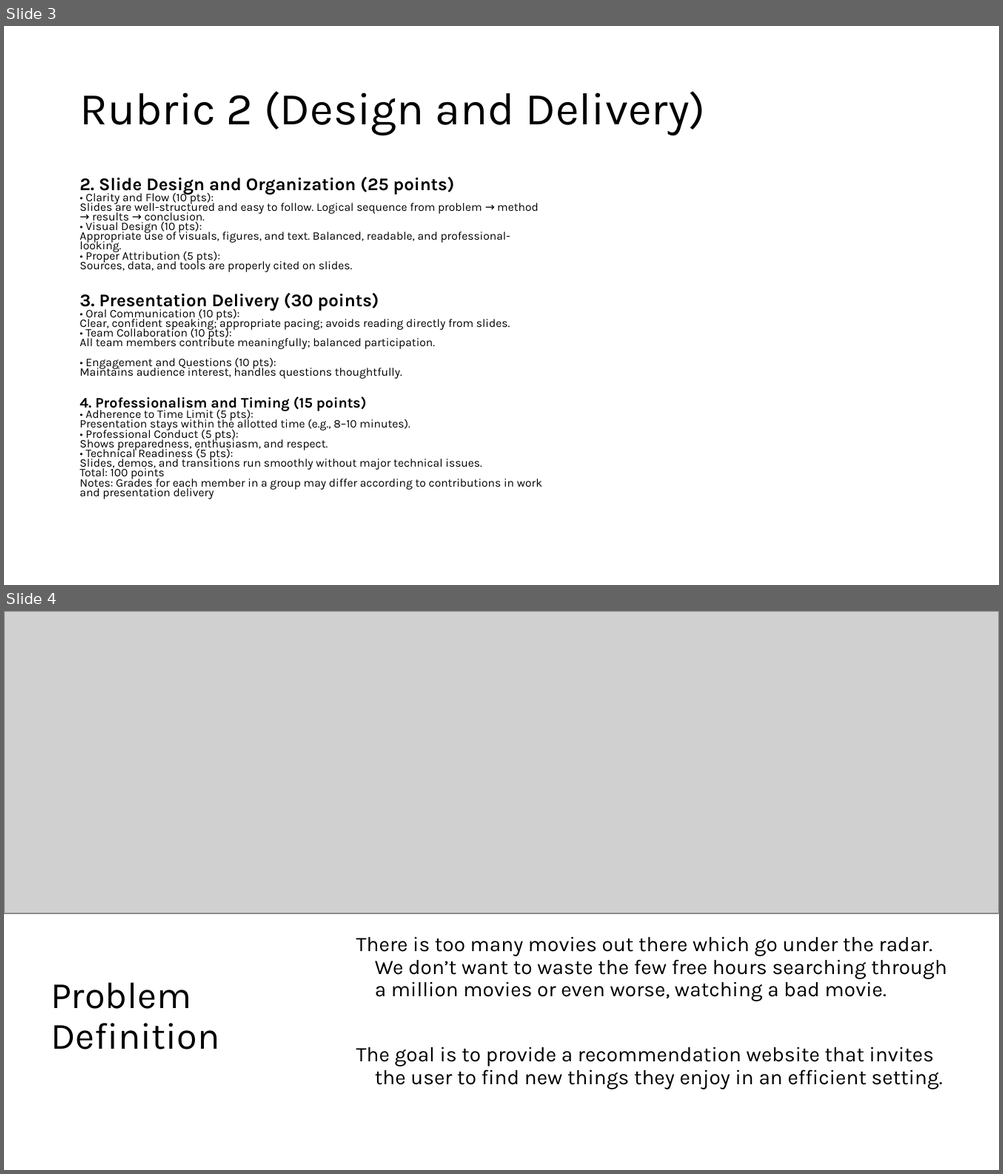
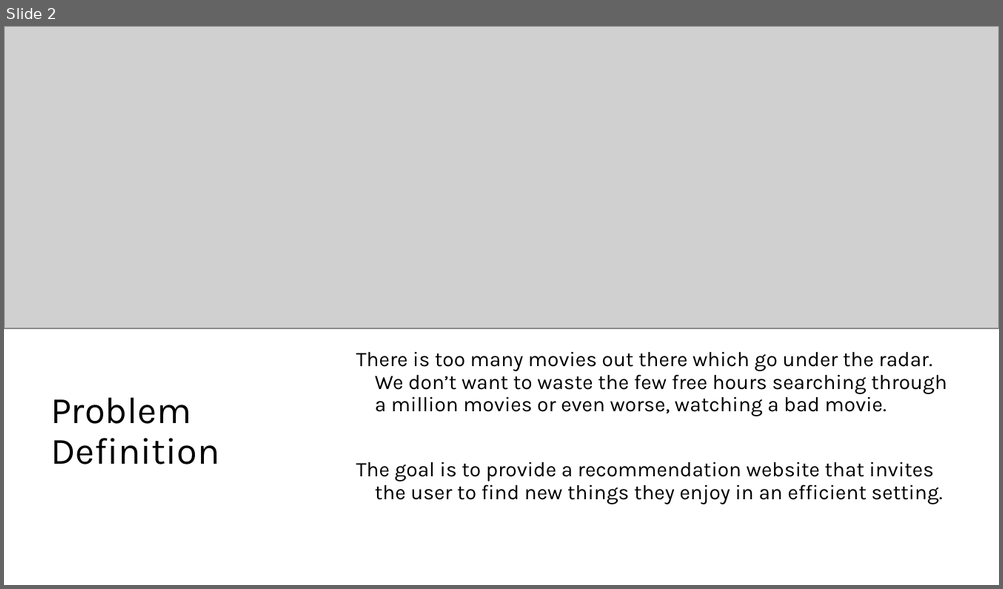
Before and after one commit to RaiiDeNx7/MovieMeter, a slide deck: Documentation/Final Presentation Slides.pptx. Shown one above the other, each under a label of ours: slides 3 and 4 before the commit, slide 2 after it. The pictures are 1003x1174 and 1003x589 pixels, drawn with LibreOffice and Linux fonts; fonts in the diff are those of the drawing; grey boxes stand for pictures. Boxes give left, top, right and bottom in pixels: in the first picture for what was removed or moved away, otherwise in the second. Text is boxed around its words. In the diff, an @@ line names an element or a change of style, - is before the commit and + after.

```diff
--- a/Documentation/Final Presentation Slides.pptx
+++ b/Documentation/Final Presentation Slides.pptx
@@ slide 3 removed at <box>4,26,999,585</box>, background #FFFFFF @@
@@ title removed at <box>79,91,705,136</box> @@
-Rubric 2 (Design and Delivery)
@@ text removed at <box>79,177,542,500</box> @@
-2. Slide Design and Organization (25 points)
-• Clarity and Flow (10 pts):
-Slides are well-structured and easy to follow. Logical sequence from problem → method
-→ results → conclusion.
-• Visual Design (10 pts):
-Appropriate use of visuals, figures, and text. Balanced, readable, and professional-
-looking.
-• Proper Attribution (5 pts):
-Sources, data, and tools are properly cited on slides.
-3. Presentation Delivery (30 points)
-• Oral Communication (10 pts):
-Clear, confident speaking; appropriate pacing; avoids reading directly from slides.
-• Team Collaboration (10 pts):
-All team members contribute meaningfully; balanced participation.
-• Engagement and Questions (10 pts):
-Maintains audience interest, handles questions thoughtfully.
-4. Professionalism and Timing (15 points)
-• Adherence to Time Limit (5 pts):
-Presentation stays within the allotted time (e.g., 8–10 minutes).
-• Professional Conduct (5 pts):
-Shows preparedness, enthusiasm, and respect.
-• Technical Readiness (5 pts):
-Slides, demos, and transitions run smoothly without major technical issues.
-Total: 100 points
-Notes: Grades for each member in a group may differ according to contributions in work
-and presentation delivery
@@ what was slide 4 is now slide 2 @@
```
Also in this commit, not shown: 2 slides changed, 1 other slide removed.
